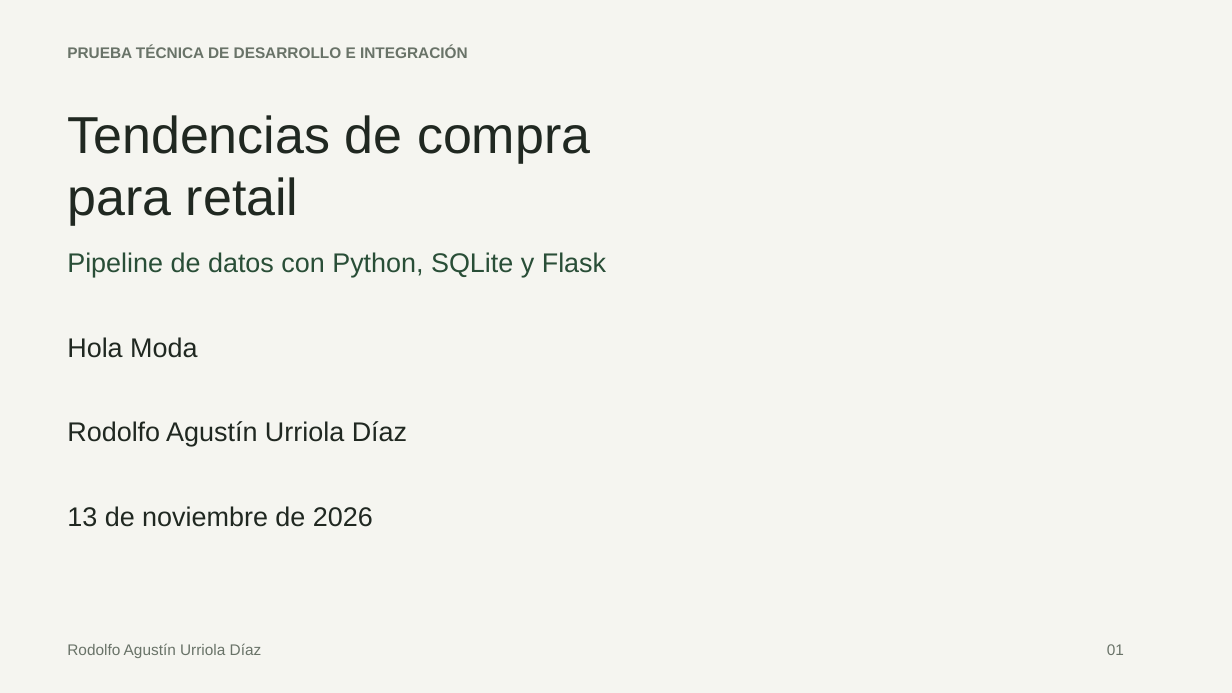
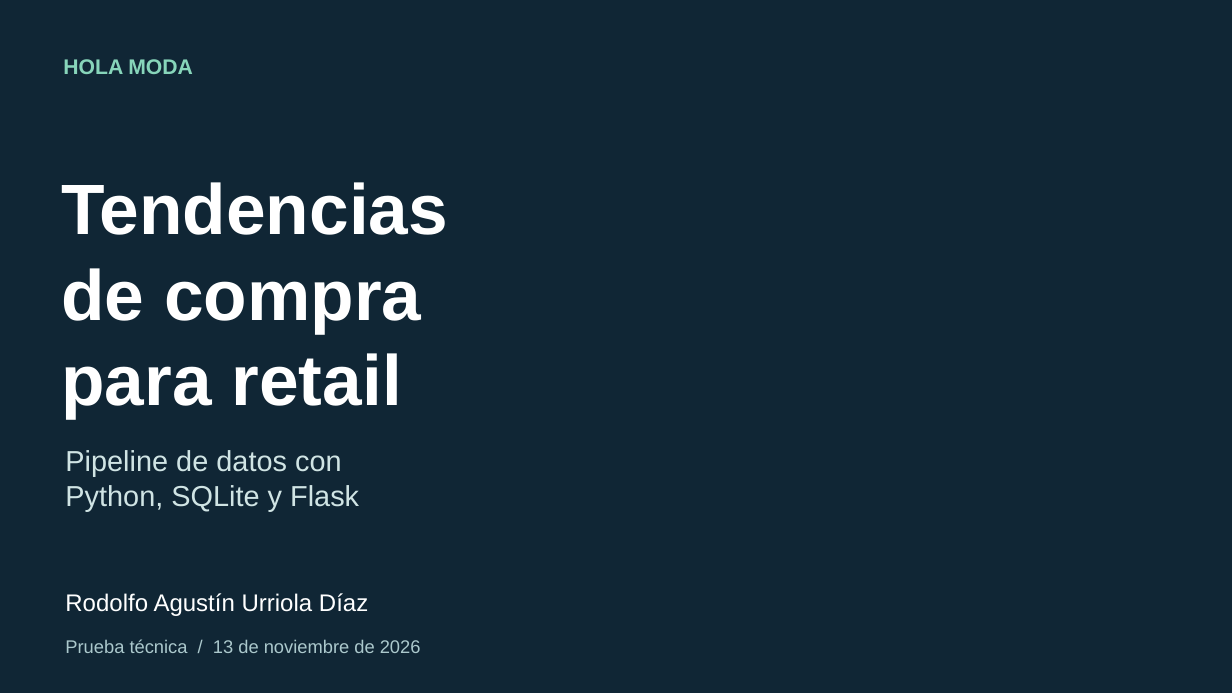
Before and after one commit to Rodolfo0608/HolaModa, a slide deck: slide 1 of docs/Sustentacion_HolaModa.pptx. Drawn at 1232x693 pixels with LibreOffice and Linux fonts; fonts in the diff are those of the drawing; background and template pictures are left out. Boxes give left, top, right and bottom in pixels: in the first picture for what was removed or moved away, otherwise in the second. Text is boxed around its words. In the diff, an @@ line names an element or a change of style, - is before the commit and + after.

```diff
--- a/docs/Sustentacion_HolaModa.pptx
+++ b/docs/Sustentacion_HolaModa.pptx
@@ background #F5F5F0 to picture (left out) @@
@@ text at (63, 59, 193, 74): text changed; size 21 to 16.5 pt; text colour #202821 to #87D5BA; bold on @@
-Hola Moda
+HOLA MODA
@@ text removed at (67, 46, 468, 58) @@
-PRUEBA TÉCNICA DE DESARROLLO E INTEGRACIÓN
@@ text "Tendencias": place and size @@
-text "Tendencias" at (67, 115, 590, 225)
+text "Tendencias" at (62, 182, 448, 418)
@@ text at (62, 182, 448, 333): text changed; size 40.5 to 55.5 pt; text colour #202821 to #FFFFFF; bold on @@
-Tendencias de compra
+Tendencias
+de compra
@@ text at (62, 353, 402, 418): size 40.5 to 55.5 pt, text colour #202821 to #FFFFFF, bold on in "para retail" @@
@@ text at (65, 450, 359, 511): text changed; size 21 to 22.5 pt; text colour #294E37 to #D0E4E4 @@
-Pipeline de datos con Python, SQLite y Flask
+Pipeline de datos con
+Python, SQLite y Flask
@@ text "Rodolfo Agustín Urriola Díaz": place and size @@
-text "Rodolfo Agustín Urriola Díaz" at (67, 421, 407, 446)
+text "Rodolfo Agustín Urriola Díaz" at (65, 593, 368, 616)
@@ text "Rodolfo Agustín Urriola Díaz" at (65, 593, 368, 616): size 21 to 18.8 pt, text colour #202821 to #FFFFFF @@
@@ text at (65, 639, 421, 653): text changed; size 21 to 14.2 pt; text colour #202821 to #ABC8CC @@
-13 de noviembre de 2026
+Prueba técnica / 13 de noviembre de 2026
@@ text removed at (67, 643, 262, 658) @@
-Rodolfo Agustín Urriola Díaz
@@ text removed at (1107, 644, 1124, 655) @@
-01
```
Also in this commit, not shown: 1 other slide changed, 6 slides added, 6 slides removed, 1 other file.
